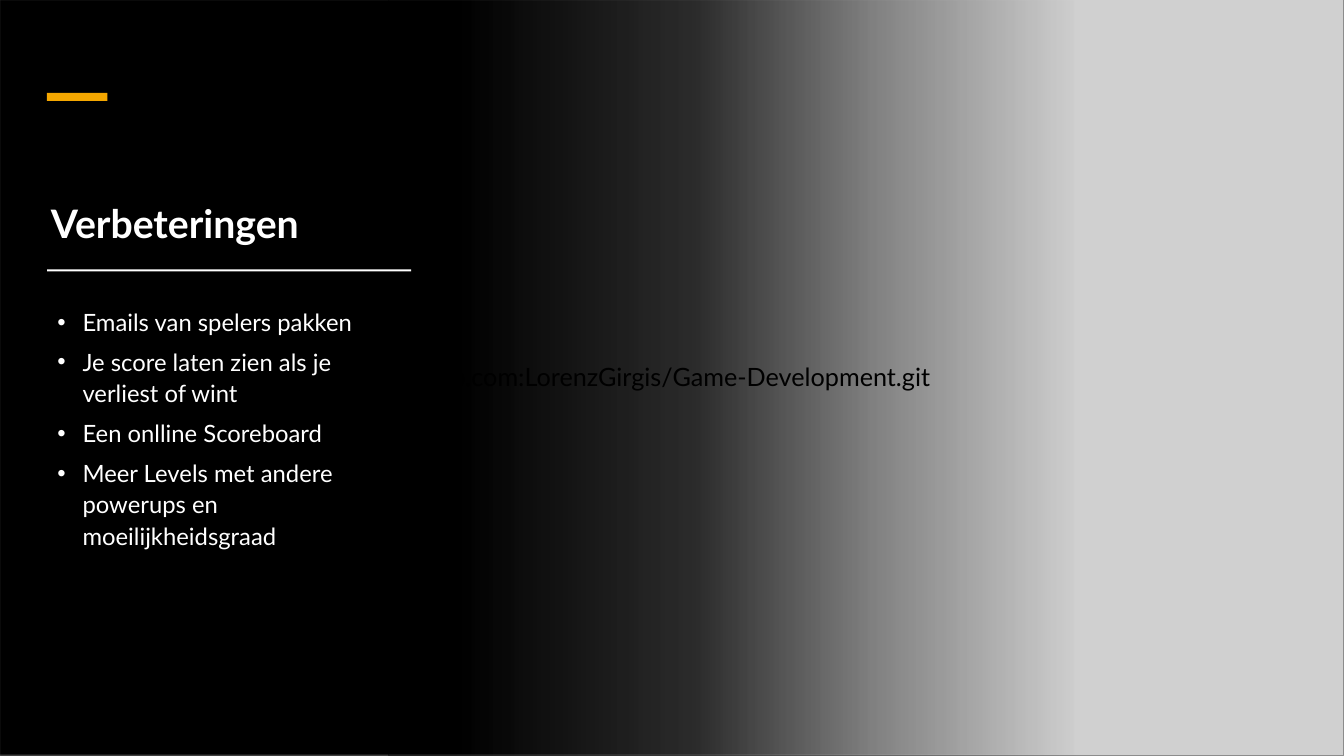
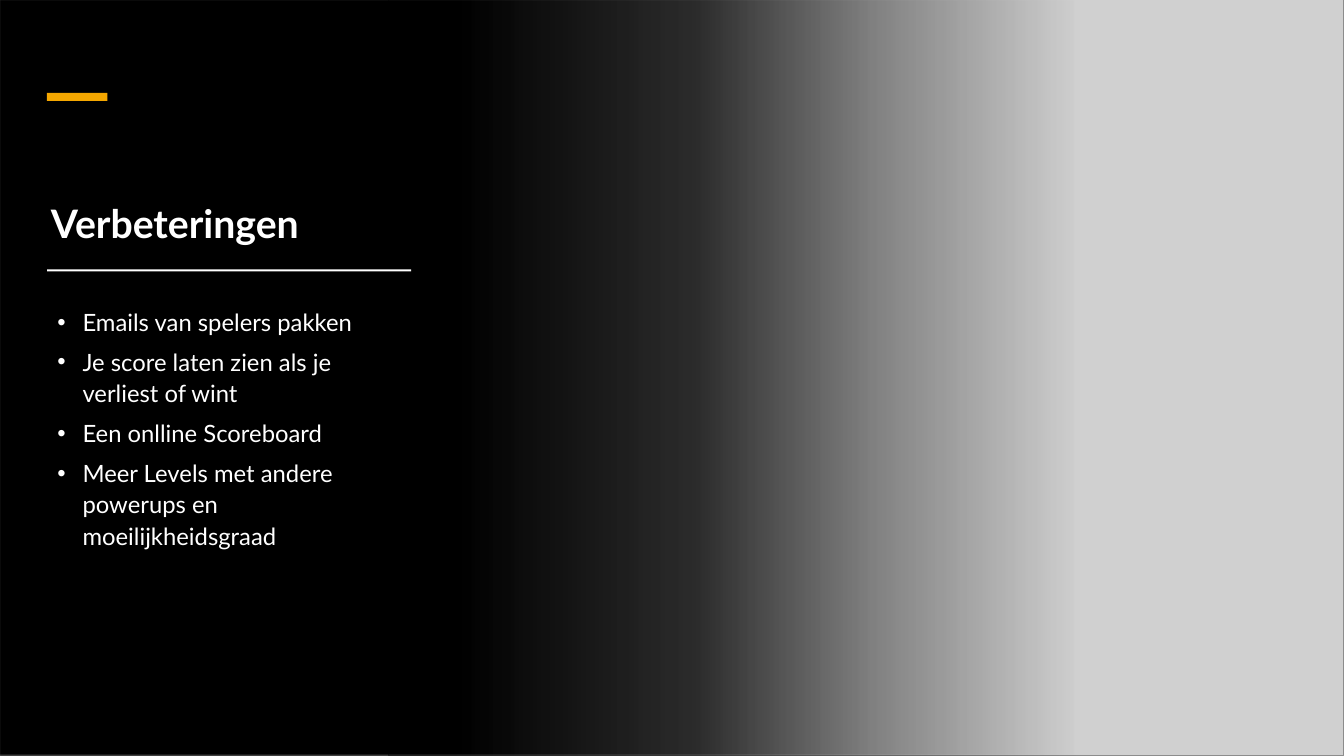
Before and after one commit to LorenzGirgis/Game-Development, a slide deck: slide 6 of Break out.pptx. Drawn at 1344x756 pixels with LibreOffice and Linux fonts; fonts in the diff are those of the drawing; grey boxes stand for pictures. Boxes give left, top, right and bottom in pixels: in the first picture for what was removed or moved away, otherwise in the second. Text is boxed around its words. In the diff, an @@ line names an element or a change of style, - is before the commit and + after.

Commit message:
powerpoint

```diff
--- a/Break out.pptx
+++ b/Break out.pptx
@@ text removed at (346,365,930,391) @@
-git@github.com:LorenzGirgis/Game-Development.git
```
